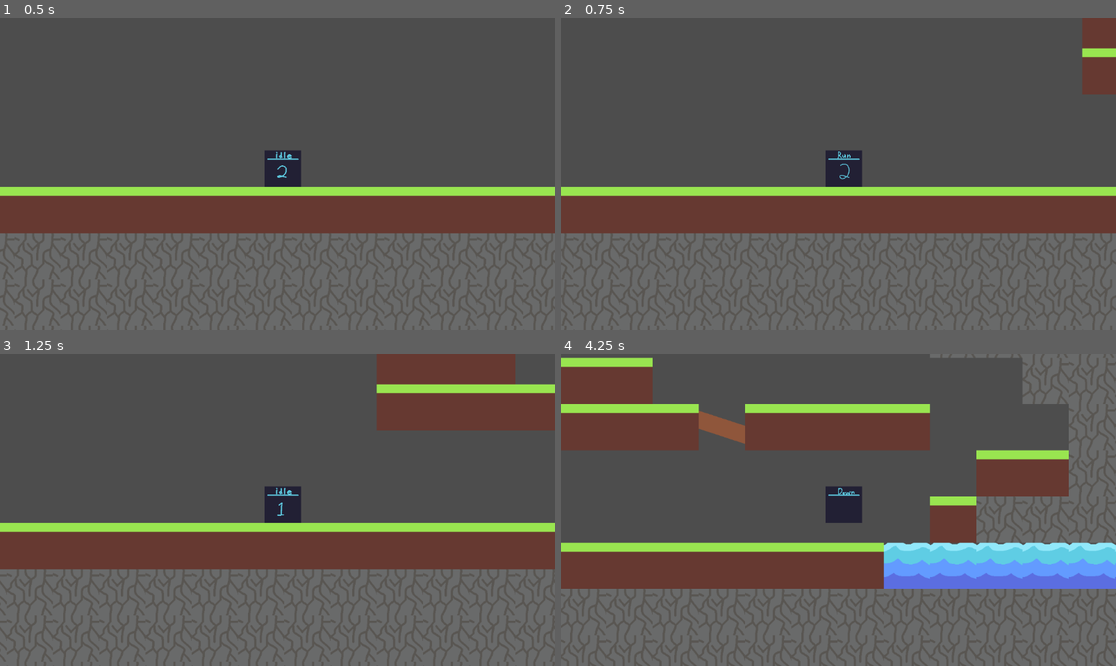
Above: before the commit, frames 1-4 (two rows, left to right).
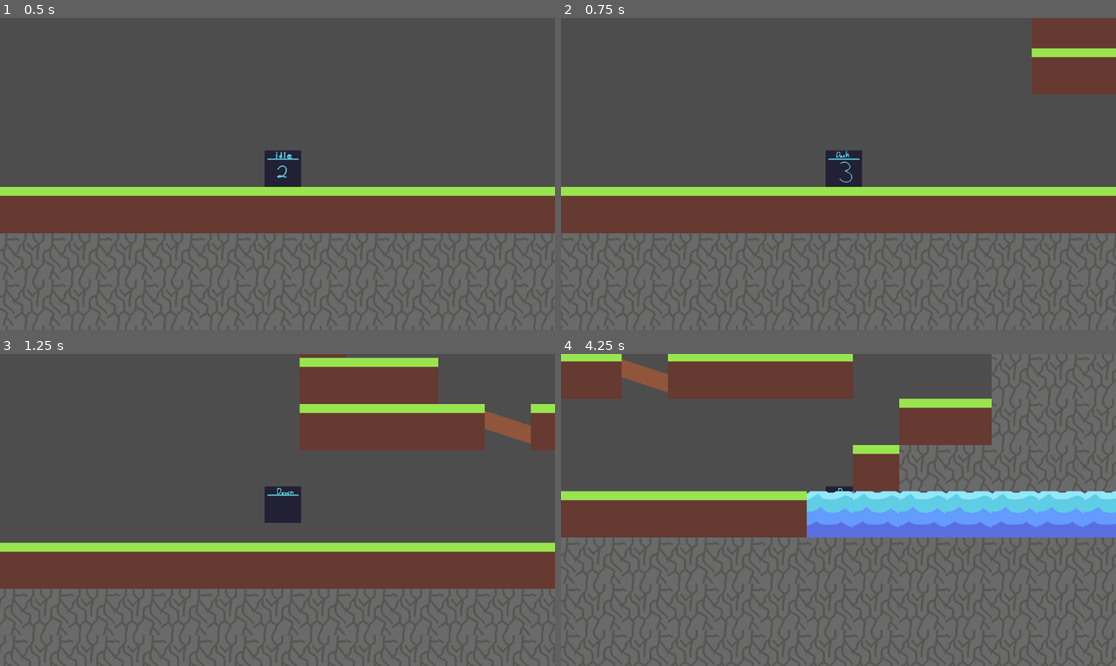
Above: after the commit, the same moments.

Repository: JSilva95307/GodotTechDemo
Game: Godot game, scene res://Scenes/level_1.tscn
Same seed, same stepped clock (60 frames per second), same inputs: the game is played once before the commit and once after it.
Inputs:
- Up to frame 1 (0.5 s): no input
- Up to frame 2 (0.75 s): tap Enter at 0.5 s; hold Right (Player_Right) from 0.53 s (still down); tap Shift (Player_Dash) at 0.6 s
- Up to frame 3 (1.25 s): keep holding Right (Player_Right); tap Space (Player_Jump) at 0.77, 0.8, 1.07 s
- Up to frame 4 (4.25 s): tap Space (Player_Jump) at 1.35, 1.52, 1.82, 2.3, 3.02, 3.32, 3.6, 3.77, 4.07 s; tap Shift (Player_Dash) at 1.55, 2.1, 2.85 s; release Right (Player_Right) at 2.03 s; hold Left (Player_Left) 2.03-2.78 s; hold Right (Player_Right) from 2.78 s (still down)

Frame 1 is identical in both runs. In frame 2, 2.3% of the frame differs, in the area x 49-94%, y 0-53%; in frame 3, 26%; in frame 4, 54%, in the area x 0-100%, y 0-76%.

Commit message:
Dash State Added
I finished the dash state for the player using the state machine, I'm going to spent a little more time trying to clean up the existing code where I can and whatnot, but for now this should work for us to have a functioning player that we can test other things with.

Diff:
--- a/Scenes/Player.tscn
+++ b/Scenes/Player.tscn
@@ -4,9 +4,9 @@
 [ext_resource type="Script" path="res://Scenes/state_machine.gd" id="3_32w1a"]
 [ext_resource type="Texture2D" uid="uid://bvuy8mao3eb5m" path="res://Assets/Sprites/PlayerPlaceholder_SpriteSheet.png" id="3_idsoy"]
 [ext_resource type="Script" path="res://Scenes/idle.gd" id="4_tf1ds"]
+[ext_resource type="Script" path="res://Scenes/dash.gd" id="6_kynrl"]
 [ext_resource type="Script" path="res://Scenes/run.gd" id="6_r7fv8"]
 [ext_resource type="Script" path="res://Scenes/jump.gd" id="7_e3om2"]
-[ext_resource type="Script" path="res://Assets/States/PlayerState.gd" id="8_v1xlh"]
 
 [sub_resource type="CircleShape2D" id="CircleShape2D_ycu3h"]
 
@@ -157,7 +157,7 @@
 animation_player = NodePath("../../AnimationPlayer")
 
 [node name="Dash" type="Node" parent="StateMachine" node_paths=PackedStringArray("animation_player")]
-script = ExtResource("8_v1xlh")
+script = ExtResource("6_kynrl")
 animation_player = NodePath("../../AnimationPlayer")
 
 [node name="Jump" type="Node" parent="StateMachine" node_paths=PackedStringArray("animation_player")]
--- /dev/null
+++ b/Scenes/dash.gd
@@ -0,0 +1,29 @@
+class_name dash extends PlayerState
+
+func Enter():
+	animation_player.play("Player_Dash")
+	StartDash()
+
+func StartDash() -> void:
+	# Set dashing and invulnurability
+	player.IsDashing = true
+	player.IsInvul = true
+	# Half the distance for AirDashing
+	if not player.is_on_floor():
+		player.velocity = player.Dash_Dir.normalized() * (player.DASH_SPEED * 0.75)
+	else:
+		player.velocity = player.Dash_Dir.normalized() * player.DASH_SPEED
+	await(get_tree().create_timer(player.DASH_TIME)).timeout
+	EndDash()
+
+func EndDash() -> void:
+	# Reset bools and vars
+	player.velocity = Vector2(0, 0);
+	player.IsDashing = false
+	player.IsInvul = false
+	player.StartDashCD()
+	if not player.is_on_floor() :
+		player.LetSpaceGo = true
+		Transitioned.emit(self, "jump")
+	elif player.is_on_floor() :
+		Transitioned.emit(self, "idle")
--- a/Scenes/idle.gd
+++ b/Scenes/idle.gd
@@ -15,5 +15,7 @@
 	#if Input.is_action_just_released("Player_Jump") and not LetSpaceGo and velocity.y <= 0:
 		#velocity.y = 0 #get_real_velocity().y * 0.25;
 		#LetSpaceGo = true
-	if Input.is_action_just_pressed("Player_Left") or Input.is_action_just_pressed("Player_Right"):
+	if Input.is_action_pressed("Player_Left") or Input.is_action_pressed("Player_Right"):
 		Transitioned.emit(self, "run")
+	if Input.is_action_just_pressed("Player_Dash") and player.Can_Dash:
+		Transitioned.emit(self, "dash")
--- a/Scenes/jump.gd
+++ b/Scenes/jump.gd
@@ -7,18 +7,28 @@
 		animation_player.play("Player_Rising")
 
 func Physics_Update(delta: float) -> void:
+	# Arial Strafing
 	var direction := Input.get_axis("Player_Left", "Player_Right")
-	if direction:
-		player.velocity.x = direction * player.SPEED
-	else:
-		player.velocity.x = move_toward(player.velocity.x, 0, player.SPEED)
-
+	if direction > 0:
+		player.Dash_Dir = Vector2(1, 0)
+		player.IsFacingRight = true
+	elif direction < 0:
+		player.Dash_Dir = Vector2(-1, 0)
+		player.IsFacingRight = false
+	if not player.is_on_floor():
+		if direction:
+			player.velocity.x = direction * player.SPEED
+		else:
+			player.velocity.x = move_toward(player.velocity.x, 0, player.SPEED)
 	# Handle Jump Height
 	if Input.is_action_just_released("Player_Jump") and not player.LetSpaceGo and player.velocity.y <= 0:
 		player.velocity.y = 0 #get_real_velocity().y * 0.25;
 		animation_player.play("Player_Falling")
 		player.LetSpaceGo = true
 
+	#transitions
 	if player.is_on_floor():
 		player.LetSpaceGo = false
 		Transitioned.emit(self, "idle")
+	if Input.is_action_just_pressed("Player_Dash") and player.Can_Dash:
+		Transitioned.emit(self, "dash")
--- a/Scenes/player.gd
+++ b/Scenes/player.gd
@@ -7,6 +7,8 @@
 @export var DASH_SPEED = 2000.0
 @export var DASH_TIME = 0.2
 @export var Dash_Dir = Vector2(0, 0)
+@export var Can_Dash = true
+@export var Dash_Cooldown = 1.5
 #functionality vars
 @export var LetSpaceGo = false
 @export var RollTime = 0
@@ -17,40 +19,17 @@
 func _physics_process(delta: float) -> void:
 
 	# Add the gravity.
-	if not is_on_floor(): #and not IsDashing:
+	if not is_on_floor() and not IsDashing:
 		velocity += get_gravity() * delta * 2
 
-	#elif is_on_floor():
-		#LetSpaceGo = false
-	#
-	#if Input.is_action_just_pressed("Player_Dash"):
-		#StartDash()
-	#
-	## Handle jump.
-	#if Input.is_action_just_pressed("Player_Jump") and is_on_floor():
-		#velocity.y = JUMP_VELOCITY
-	#
-	## Handle Jump Height
-	#if Input.is_action_just_released("Player_Jump") and not LetSpaceGo and velocity.y <= 0:
-		#velocity.y = 0 #get_real_velocity().y * 0.25;
-		#LetSpaceGo = true
+	move_and_slide()
 
-	# Get the input direction and handle the movement/deceleration.
-	# As good practice, you should replace UI actions with custom gameplay actions.
-	#var direction := Input.get_axis("Player_Left", "Player_Right")
-	#if direction > 0:
-		#Dash_Dir = Vector2(1, 0)
-		#IsFacingRight = true
-	#elif direction < 0:
-		#Dash_Dir = Vector2(-1, 0)
-		#IsFacingRight = false
-	#if not IsDashing:
-		#if direction:
-			#velocity.x = direction * SPEED
-		#else:
-			#velocity.x = move_toward(velocity.x, 0, SPEED)
-
-	move_and_slide()
+func StartDashCD() :
+	Can_Dash = false
+	print_debug("Dash Cooling down!")
+	await(get_tree().create_timer(Dash_Cooldown)).timeout
+	Can_Dash = true
+	print_debug("Dash is ready!")
 
 #func StartDash() -> void:
 	## Set dashing and invulnurability
--- a/Scenes/run.gd
+++ b/Scenes/run.gd
@@ -5,13 +5,12 @@
 
 func Physics_Update(delta: float) ->void:
 	var direction := Input.get_axis("Player_Left", "Player_Right")
-	#if direction > 0:
-		#Dash_Dir = Vector2(1, 0)
-		#IsFacingRight = true
-	#elif direction < 0:
-		#Dash_Dir = Vector2(-1, 0)
-		#IsFacingRight = false
-	#if not IsDashing:
+	if direction > 0:
+		player.Dash_Dir = Vector2(1, 0)
+		player.IsFacingRight = true
+	elif direction < 0:
+		player.Dash_Dir = Vector2(-1, 0)
+		player.IsFacingRight = false
 	if direction:
 		player.velocity.x = direction * player.SPEED
 	else:
@@ -26,4 +25,5 @@
 		Transitioned.emit(self, "jump")
 	if(direction == 0):
 		Transitioned.emit(self, "idle")
-	#player.velocity = player.move_and_slide(player.velocity, Vector2.UP)
+	if Input.is_action_just_pressed("Player_Dash") and player.Can_Dash:
+		Transitioned.emit(self, "dash")
